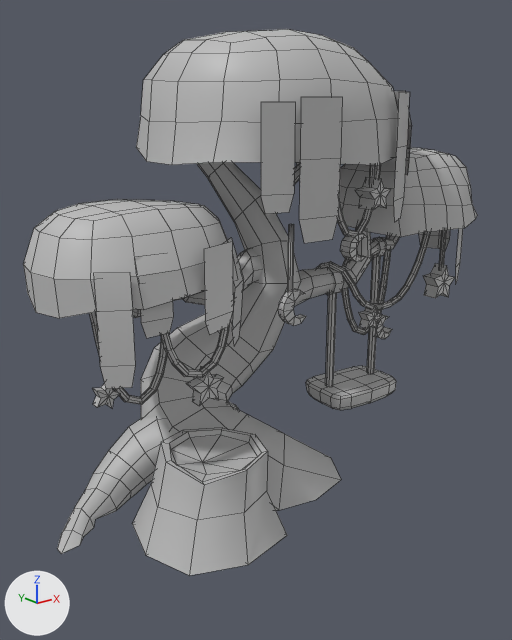
The FBX model Assets/Environment/Shop/sm_gooberTree.fbx, before and after one commit.
The view is the same before and after, from a 50 mm camera at (-2.42, -2.84, 1.94) aimed at (-0.21, -0.07, 0.83). Arrows for +X, +Y and +Z are at lower left; the lights stay in place. Mesh edges are drawn as thin lines. Where no turn or scale is listed for an object, it has been applied to the vertices.

The first picture shows 'sm_gooberTree'.
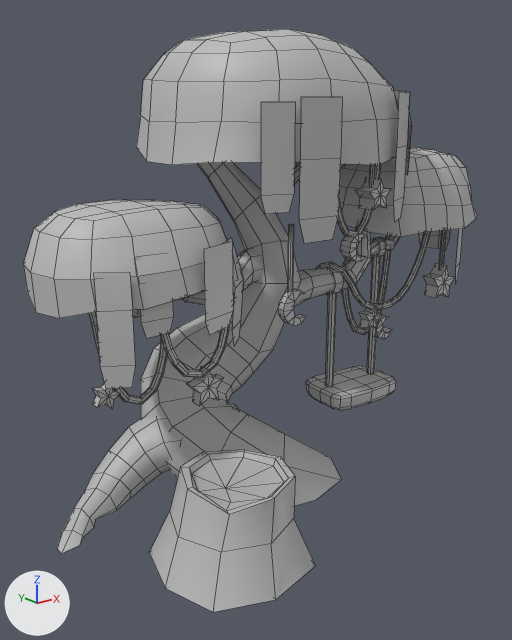
Commit message: tweak goobertree

Pixel boxes [x1, y1, x2, y2] of what changed, in the pictures (512 x 640 px; the box of a moved part takes in the faces that stretch with it):
'sm_gooberTree', reshaped (7% taller)
    before: [23, 29, 477, 576]
    after: [23, 29, 477, 612]
part 1 of me_mesh, moved or reshaped
    before: [132, 428, 287, 576]
    after: [149, 450, 316, 612]

The change, as a diff of the scene's bpy script:
```diff
--- a/Assets/Environment/Shop/sm_gooberTree.fbx.py
+++ b/Assets/Environment/Shop/sm_gooberTree.fbx.py
@@ me_mesh @@
 me_mesh.from_pydata(...)  # 2248 vertices, 2071 faces; spans x -1.39..1.39, y -0.76..0.76, z -0.07..2.27
 # used by ob_sm_goobertree; location = (0.0, 0.0, 0.0)
+# me_mesh part 1: the loose piece of 42 vertices spanning x -1.11..-0.46, y -0.76..-0.07, z 0.0..0.42 is moved by (-0.05, -0.25, 0.0)
 me_mesh.materials.append(mat_m_goobertree)
```
